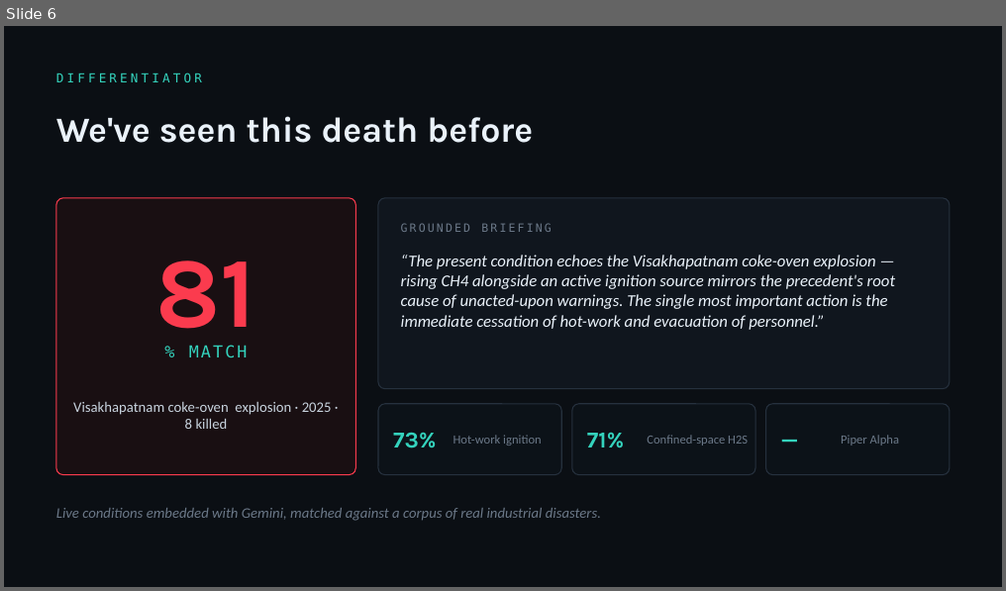
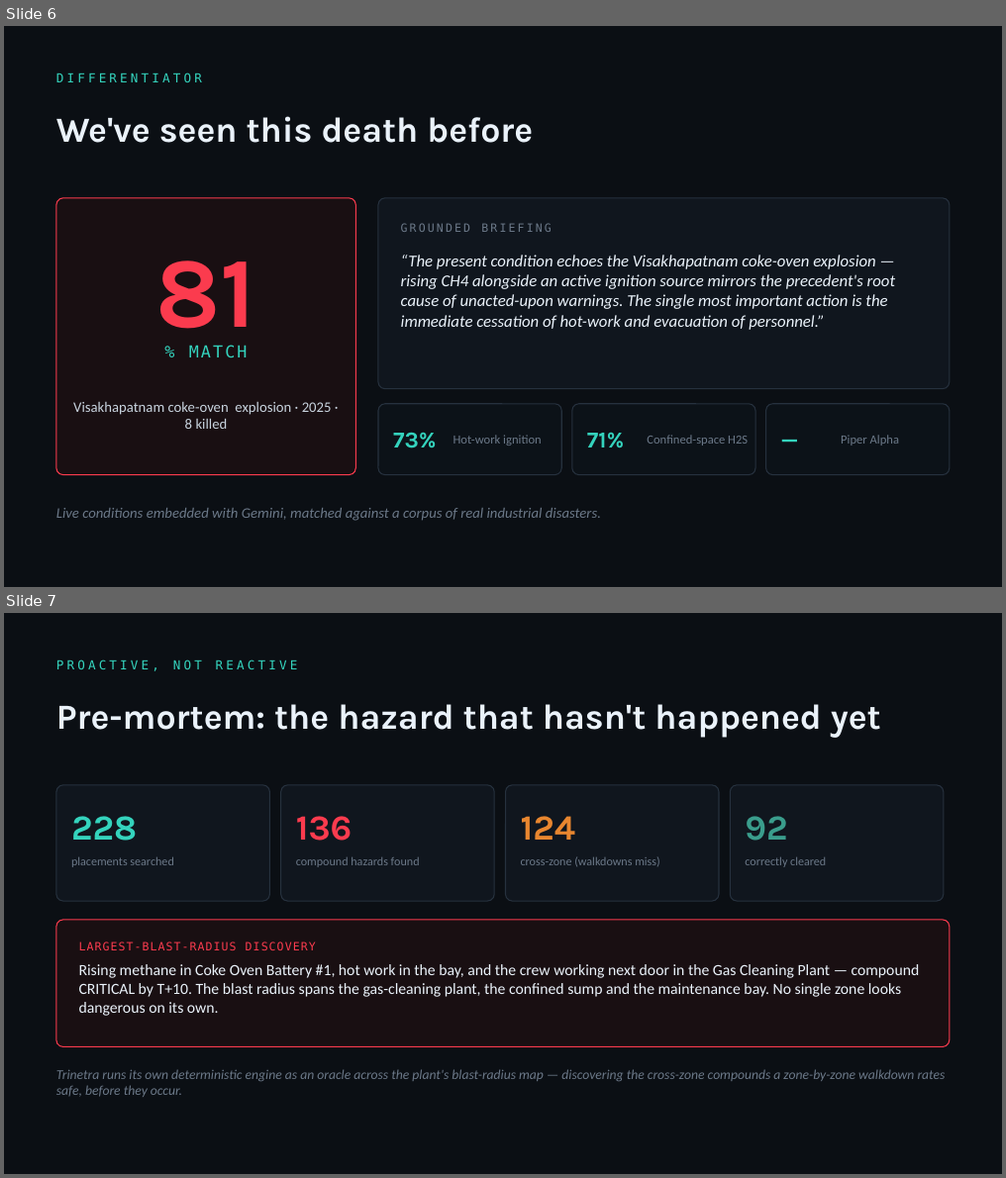
Before and after one commit to SaudSatopay/trinetra, a slide deck: docs/Trinetra_Deck.pptx. Shown one above the other, each under a label of ours: slide 6 before the commit, slides 6 and 7 after it. The pictures are 1006x591 and 1006x1178 pixels, drawn with LibreOffice and Linux fonts; fonts in the diff are those of the drawing. Boxes give left, top, right and bottom in pixels: in the first picture for what was removed or moved away, otherwise in the second. Text is boxed around its words. In the diff, an @@ line names an element or a change of style, - is before the commit and + after.

Commit message:
Add pre-mortem hazard discovery (proactive cross-zone search)
Use the deterministic engine as an oracle to search the plant's configuration
space: for each zone's flammable inventory, try every placement of an ignition
source and a crew, and report which the engine escalates to a CRITICAL compound
hazard. Surfaces the cross-zone hazards (gas here, ignition or crew next door) a
zone-by-zone walkdown rates safe; placements beyond the blast radius are cleared,
so the search has real signal.

- premortem.py + /api/premortem: 228 placements searched -> 136 hazards,
  124 cross-zone, 92 correctly cleared; findings ranked by blast radius
- startup pre-warm so the first open is instant
- SafetyIntelligence: Pre-mortem chip -> modal (search stats + ranked findings)
- deck: "Pre-mortem - proactive, not reactive" slide

Verified live: chip renders (Pre-mortem 6), modal centred with all stats and
findings, EV-ROI response modal shows the expected-value framing, no console errors.

```diff
--- a/docs/Trinetra_Deck.pptx
+++ b/docs/Trinetra_Deck.pptx
@@ slide 7 added at <box>4,613,1002,1174</box>, background #0B0F14 @@
@@ text added at <box>56,660,298,671</box>, 12 pt, text #34D3BD @@
+PROACTIVE, NOT REACTIVE
@@ text added at <box>56,704,881,738</box>, 34 pt, text #EAF2FA, bold @@
+Pre-mortem: the hazard that hasn't happened yet
@@ rounded rectangle added at <box>56,785,269,901</box>, fill #10161E, outline #26313E 1 pt @@
@@ rounded rectangle added at <box>281,785,494,901</box>, fill #10161E, outline #26313E 1 pt @@
@@ rounded rectangle added at <box>506,785,719,901</box>, fill #10161E, outline #26313E 1 pt @@
@@ rounded rectangle added at <box>731,785,944,901</box>, fill #10161E, outline #26313E 1 pt @@
@@ text added at <box>71,816,137,841</box>, 34 pt, text #34D3BD, bold @@
+228
@@ text added at <box>296,816,352,841</box>, 34 pt, text #FB3B4E, bold @@
+136
@@ text added at <box>521,816,575,840</box>, 34 pt, text #E8862F, bold @@
+124
@@ text added at <box>745,816,787,841</box>, 34 pt, text #3A9D8C, bold @@
+92
@@ text added at <box>71,857,173,867</box>, 11.5 pt, text #6B7888 @@
+placements searched
@@ text added at <box>296,858,420,867</box>, 11.5 pt, text #6B7888 @@
+compound hazards found
@@ text added at <box>521,857,660,866</box>, 11.5 pt, text #6B7888 @@
+cross-zone (walkdowns miss)
@@ text added at <box>745,858,826,867</box>, 11.5 pt, text #6B7888 @@
+correctly cleared
@@ rounded rectangle added at <box>56,920,949,1048</box>, fill #190F12, outline #FB3B4E 1 pt @@
@@ text added at <box>79,942,316,951</box>, 11 pt, text #FB3B4E @@
+LARGEST-BLAST-RADIUS DISCOVERY
@@ text added at <box>79,964,920,1016</box>, 15 pt, text #EAF2FA @@
+Rising methane in Coke Oven Battery #1, hot work in the bay, and the crew working next door in the Gas Cleaning Plant — compound CRITICAL by T+10. The blast radius spans the gas-cleaning plant, the confined sump and the maintenance bay. No single zone looks dangerous on its own.
@@ text added at <box>56,1069,945,1097</box>, 13 pt, text #6B7888, italic @@
+Trinetra runs its own deterministic engine as an oracle across the plant's blast-radius map — discovering the cross-zone compounds a zone-by-zone walkdown rates safe, before they occur.
```
Also in this commit, not shown: 1 slide changed, 4 other files.
